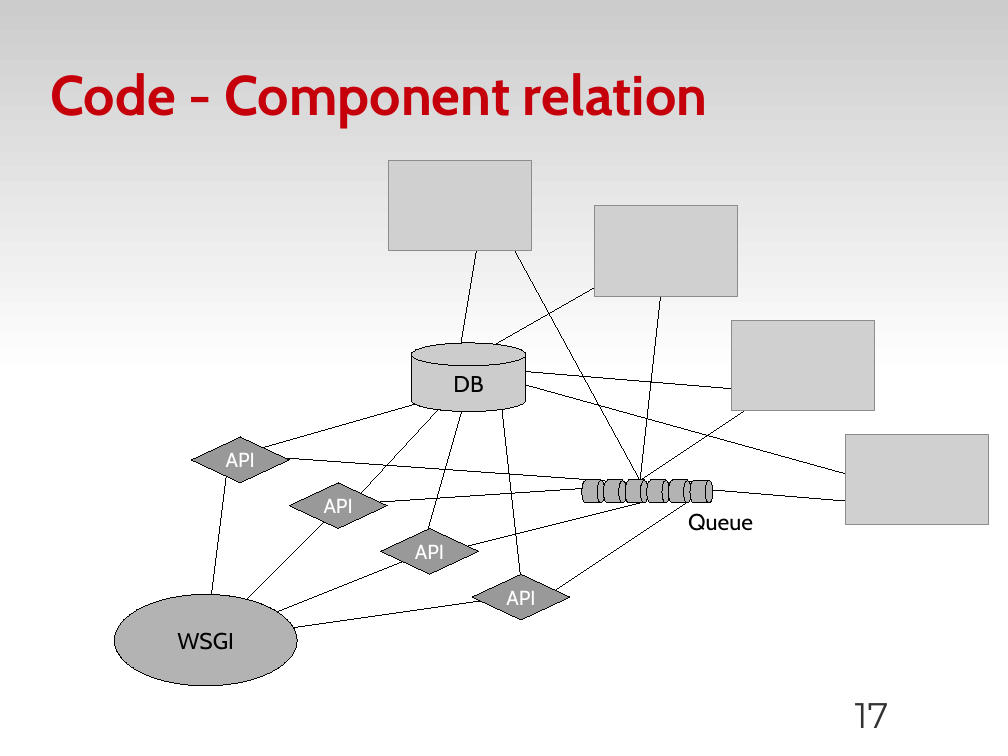
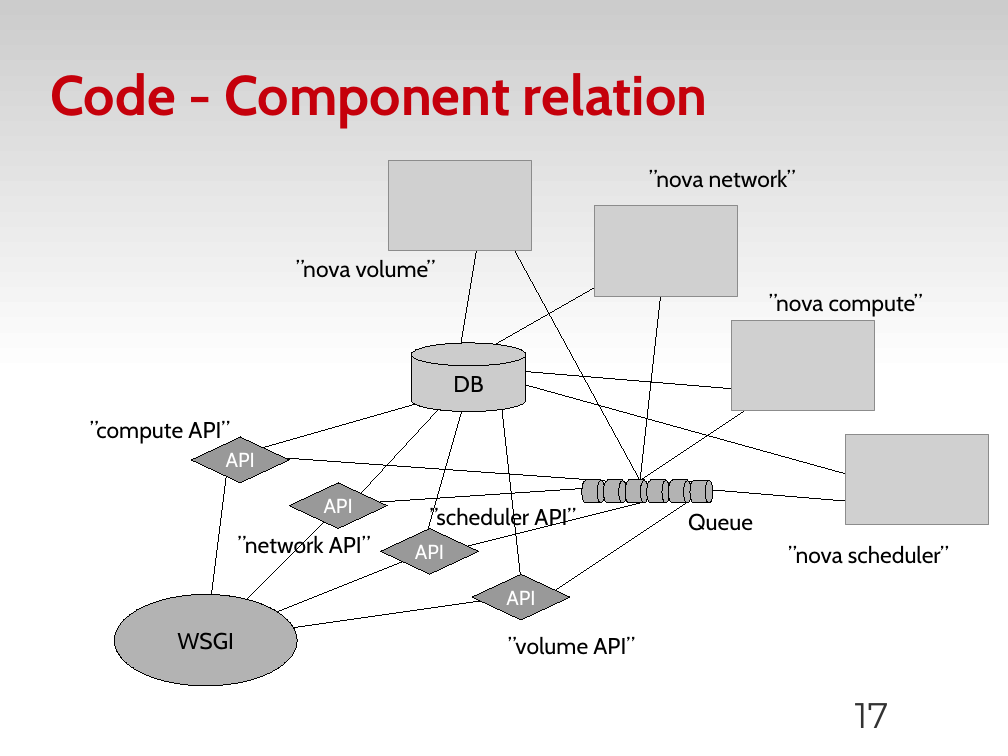
Before and after one commit to zyluo/talk-COSUG-2012, a slide deck: slide 17 of COSUG-2012.odp. Drawn at 1008x756 pixels with LibreOffice and Linux fonts; fonts in the diff are those of the drawing; grey boxes stand for pictures; background and template pictures are left out. Boxes give left, top, right and bottom in pixels: in the first picture for what was removed or moved away, otherwise in the second. Text is boxed around its words. In the diff, an @@ line names an element or a change of style, - is before the commit and + after.

Commit message:
add whole component view

```diff
--- a/COSUG-2012.odp
+++ b/COSUG-2012.odp
@@ text added at box(649, 170, 796, 188), 18 pt, text #000000 @@
+”nova network”
@@ text added at box(296, 260, 436, 278), 18 pt, text #000000 @@
+”nova volume”
@@ text added at box(769, 294, 923, 317), 18 pt, text #000000 @@
+”nova compute”
@@ text added at box(90, 421, 255, 467), 18 pt, text #000000 @@
+”compute API”
@@ text added at box(430, 506, 576, 532), 18 pt, text #000000 @@
+”scheduler API”
@@ text added at box(238, 533, 371, 559), 18 pt, text #000000 @@
+”network API”
@@ text added at box(788, 546, 949, 564), 18 pt, text #000000 @@
+”nova scheduler”
@@ text added at box(508, 637, 635, 655), 18 pt, text #000000 @@
+”volume API”
```
